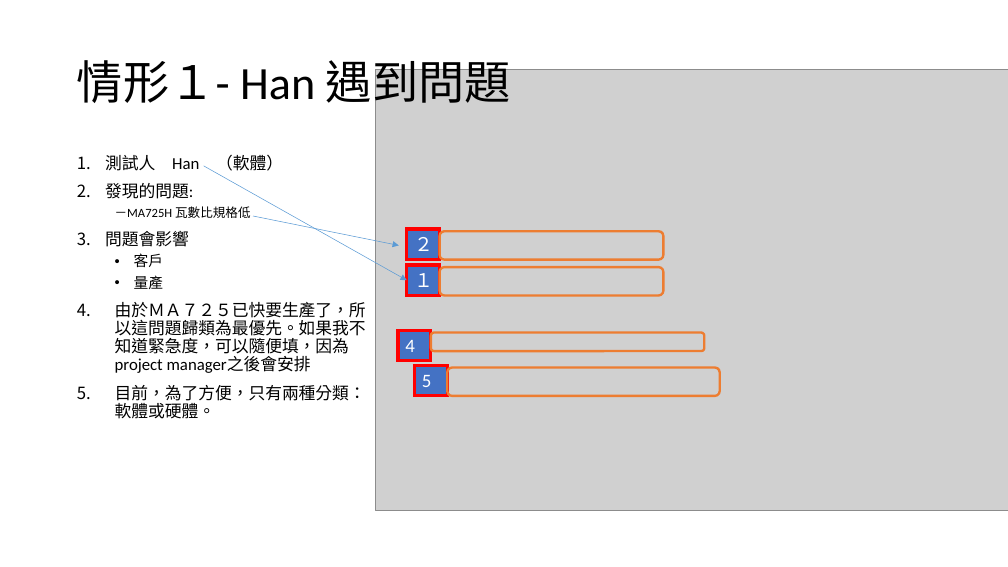
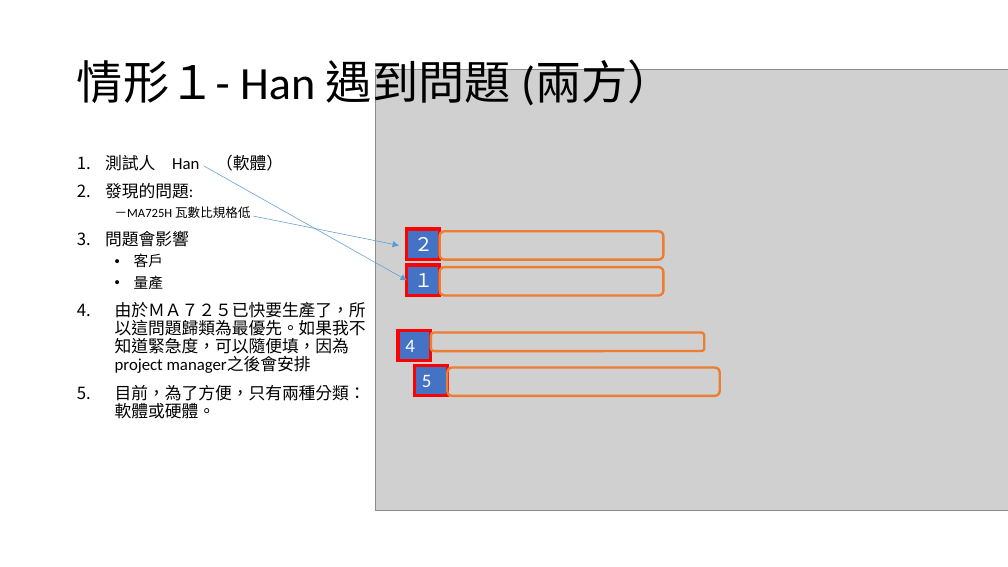
Before and after one commit to HanFormosa/JIRA, a slide deck: slide 20 of JIRA Proposal.pptx (slide 19 before the commit). Drawn at 1008x567 pixels with LibreOffice and Linux fonts; fonts in the diff are those of the drawing; grey boxes stand for pictures. Boxes give left, top, right and bottom in pixels: in the first picture for what was removed or moved away, otherwise in the second. Text is boxed around its words. In the diff, an @@ line names an element or a change of style, - is before the commit and + after.

```diff
--- a/JIRA Proposal.pptx
+++ b/JIRA Proposal.pptx
@@ title at (x1=77, y1=52, x2=674, y2=111): text changed @@
-情形１- Han 遇到問題
+情形１- Han 遇到問題 (兩方）
```
Also in this commit, not shown: 1 other slide changed, 3 slides added.
